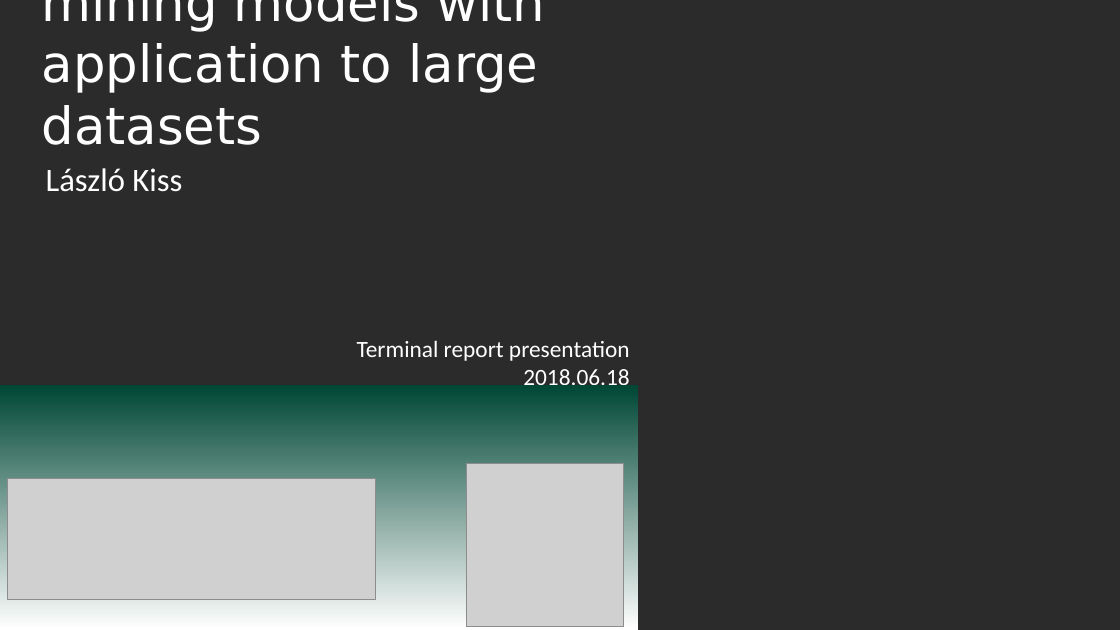
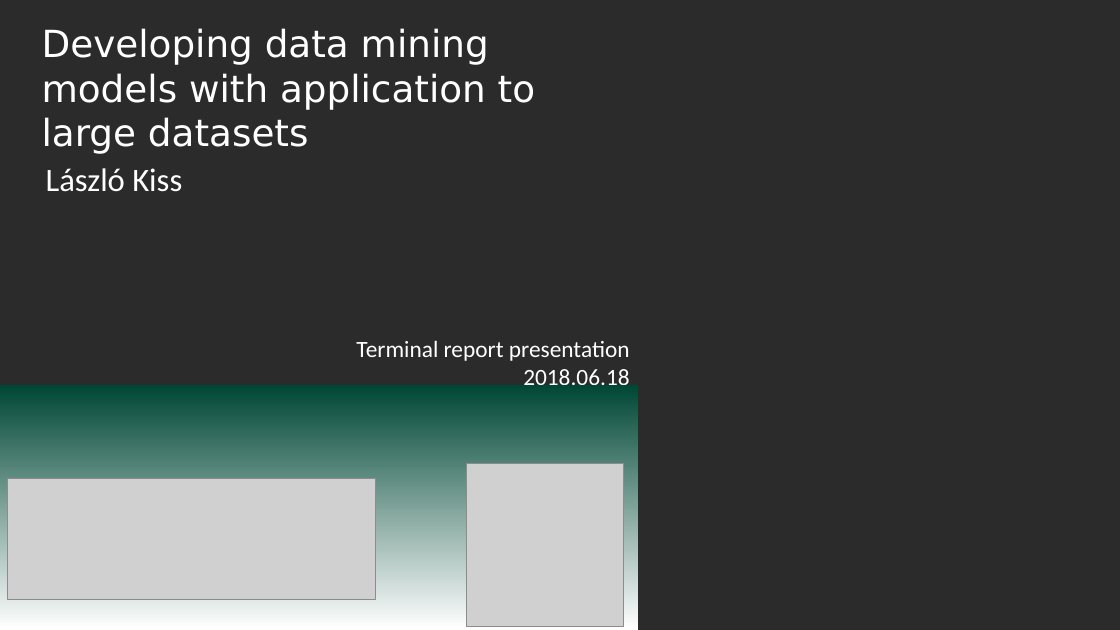
Before and after one commit to lkiss711/ANNUAL_REPORT, a slide deck: slide 1 of PRESENTATION/KissLaszlo_annualreport.pptx. Drawn at 1120x630 pixels with LibreOffice and Linux fonts; fonts in the diff are those of the drawing; grey boxes stand for pictures; background and template pictures are left out; a plain dark background stands for a picture behind light text. Boxes give left, top, right and bottom in pixels: in the first picture for what was removed or moved away, otherwise in the second. Text is boxed around its words. In the diff, an @@ line names an element or a change of style, - is before the commit and + after.

```diff
--- a/PRESENTATION/KissLaszlo_annualreport.pptx
+++ b/PRESENTATION/KissLaszlo_annualreport.pptx
@@ text "Developing data mining models with ..." at <box>42,28,535,154</box>: size 44 to 32 pt @@
```
Also in this commit, not shown: 3 other slides changed, 3 slides added, 2 slides removed, 2 other files.
